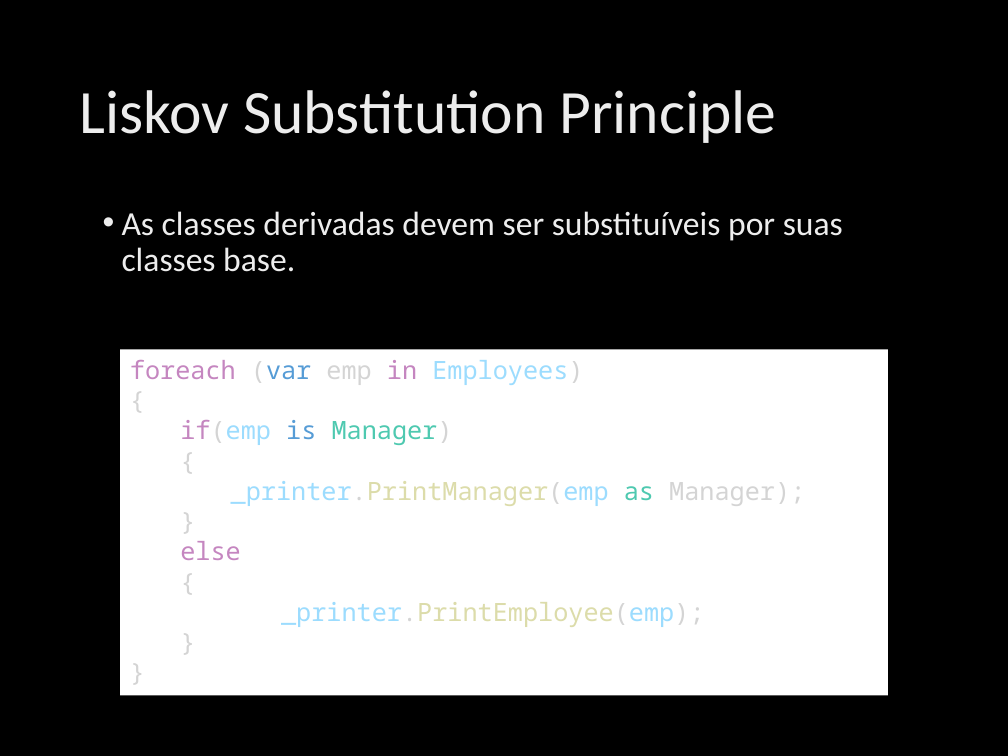
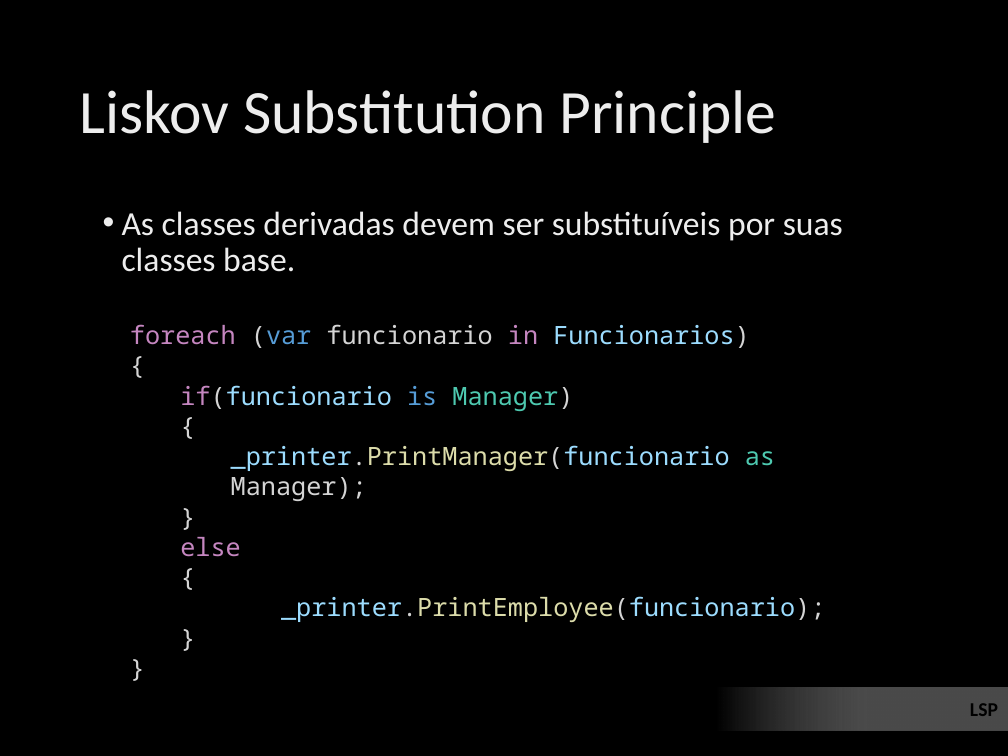
Before and after one commit to ivanpaulovich/event-sourcing-jambo, a slide deck: slide 18 of docs/Princípios SOLID de OO usando .NET.pptx (slide 16 before the commit). Drawn at 1008x756 pixels with LibreOffice and Linux fonts; fonts in the diff are those of the drawing; background and template pictures are left out. Boxes give left, top, right and bottom in pixels: in the first picture for what was removed or moved away, otherwise in the second. Text is boxed around its words. In the diff, an @@ line names an element or a change of style, - is before the commit and + after.

```diff
--- a/docs/Princípios SOLID de OO usando .NET.pptx
+++ b/docs/Princípios SOLID de OO usando .NET.pptx
@@ text "foreach (var funcionario in Funcionarios)": place and size @@
-text "foreach (var funcionario in Funcionarios)" at (120, 350, 888, 696)
+text "foreach (var funcionario in Funcionarios)" at (130, 324, 825, 622)
@@ text "foreach (var funcionario in Funcionarios)" at (130, 324, 825, 622): fill #FFFFFF to none @@
@@ text at (130, 324, 750, 348): text changed; text colour #C586C0 to #D4D4D4 @@
-foreach (var emp in Employees)
+foreach (var funcionario in Funcionarios)
@@ text at (180, 385, 573, 411): text changed; text colour #4EC9B0 to #9CDCFE @@
-  if(emp is Manager)
+  if(funcionario is Manager)
@@ text at (231, 445, 775, 501): text changed; text colour #DCDCAA to #9CDCFE @@
-    _printer.PrintManager(emp as Manager);
+    _printer.PrintManager(funcionario as Manager);
@@ text at (281, 596, 825, 622): text changed; text colour #DCDCAA to #9CDCFE @@
-  _printer.PrintEmployee(emp);
+  _printer.PrintEmployee(funcionario);
@@ text added at (970, 703, 998, 716), 14 pt, text #000000, bold @@
+LSP
```
Also in this commit, not shown: 17 other slides changed, 6 slides added, 1 other file.
